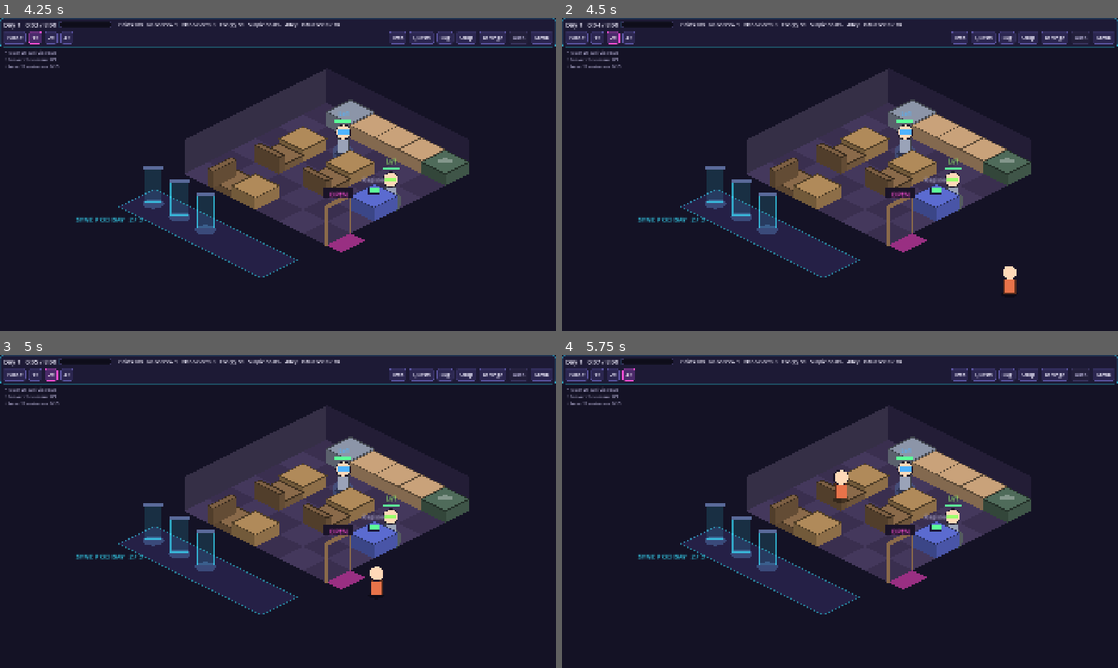
Above: before the commit, frames 1-4 (two rows, left to right).
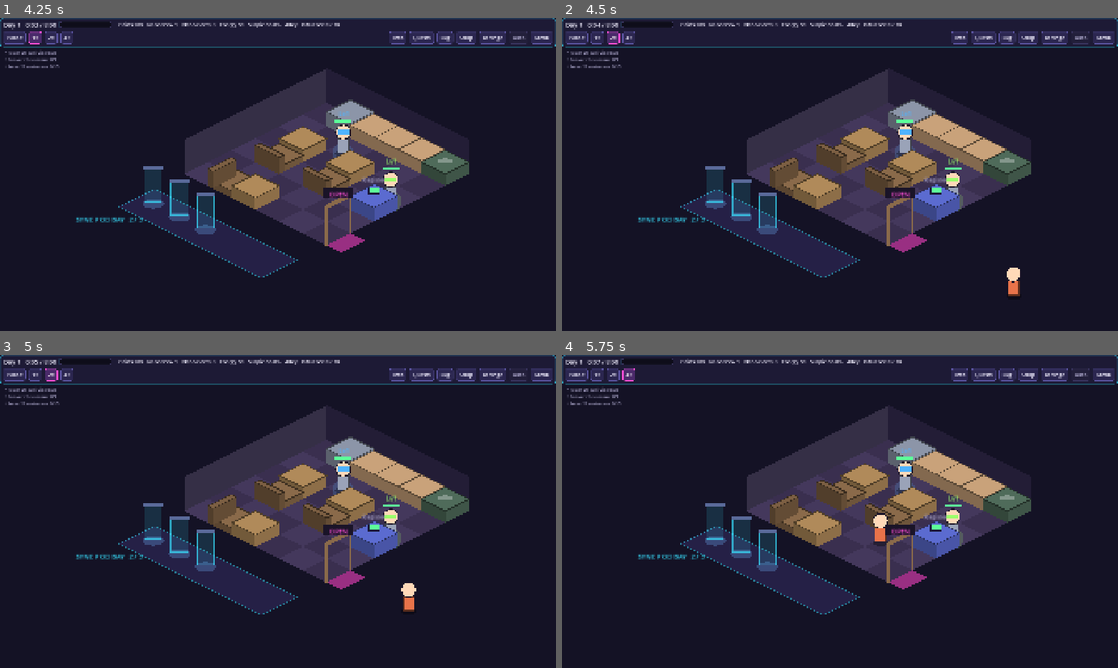
Above: after the commit, the same moments.

Repository: KoraWolF/cafe-sim-game
Game: Godot game, scene res://src/ui/main.tscn
Two runs of this game, one before a commit and one after it. Both use one fixed random seed, a clock stepped at 60 frames per second and the inputs below.
Inputs:
- Up to frame 1 (4.25 s): click "New Game" at 0.5 s; click "Next" at 1.25 s; click "Skip step" at 2 s; click "Skip step" at 2.75 s; click "1×" at 3.5 s
- Up to frame 2 (4.5 s): click "2×" at 4.25 s
- Up to frame 3 (5 s): no input
- Up to frame 4 (5.75 s): click "4×" at 5 s

Frame 1 is identical in both runs. In frame 2, 0.2% of the frame differs, in the area x 79-83%, y 79-89%; in frame 3, 0.4%; in frame 4, 0.5%, in the area x 48-59%, y 36-62%.

Commit message:
Walking: a Server's trip takes as long as the walk from where it stands (no more jumps), customers walk to the register before paying, everyone walks slower (1.8 tiles/s)
Co-Authored-By: Claude Opus 5.5 <noreply@anthropic.com>

Diff:
--- a/data/balance.json
+++ b/data/balance.json
@@ -12,8 +12,9 @@
 	"break_satisfaction_penalty": 15.0,
 	"star_threshold": 80.0,
 	"star_window_seconds": 20,
-	"delivery_seconds": 6,
-	"carry_seconds": 2,
+	"delivery_seconds": 1,
+	"walk_tiles_per_second": 1.8,
+	"carry_seconds": 1,
 	"eat_seconds": 15,
 	"tip_rate": 0.25,
 	"min_pay_share": 0.5,
--- a/src/content/balance_config.gd
+++ b/src/content/balance_config.gd
@@ -28,9 +28,11 @@
 ## they tip, and can be converted while they pay and for star_window_seconds after.
 var star_threshold: float = 80.0
 var star_window_seconds: int = 20
-## Seconds a speed 1.0 server needs to carry a dish to a table.
+## Seconds a speed 1.0 server spends handing a dish over (plus the walk).
 var delivery_seconds: int = 6
-## Seconds a speed 1.0 server needs to carry a finished batch from a stove to a counter.
+## How fast everyone walks: trips take as long as the walk (see Shift._start_trip).
+var walk_tiles_per_second: float = 1.8
+## Seconds a speed 1.0 server spends picking up or putting down food (plus the walk).
 var carry_seconds: int = 3
 var eat_seconds: int = 15
 ## Tip = price * tip_rate * type tip * (1 + server tip bonus), only for starred customers.
--- a/src/entities/synth.gd
+++ b/src/entities/synth.gd
@@ -27,8 +27,12 @@
 ## The customer whose dish this server is carrying ("" = idle).
 @export var task_customer_id: String = ""
 @export var task_recipe_id: String = ""
-## Work left on the current trip (delivery_seconds or carry_seconds at speed 1.0).
+## Work left on the current trip, and the whole trip, in seconds at speed 1.0
+## (walking from where it stands to the pick-up and on to the drop-off; see Shift).
 @export var task_remaining: float = 0.0
+@export var task_total: float = 0.0
+## The placed piece a Server last stopped at ("" = by the kitchen): trips start from here.
+@export var spot_uid: String = ""
 ## Carrying a finished batch: from this stove piece ("" = not carrying)...
 @export var task_stove_uid: String = ""
 ## ...to this counter. While delivering: the counter the dish came from.
@@ -59,7 +63,7 @@
 func to_dict() -> Dictionary:
 	return {"id": id, "name": name, "species_id": species_id, "trait_id": trait_id, "role": role, "station_uid": station_uid,
 		"battery": battery, "battery_max": battery_max, "level": level, "xp": xp, "task_customer_id": task_customer_id, "task_recipe_id": task_recipe_id,
-		"task_remaining": task_remaining, "task_stove_uid": task_stove_uid, "task_counter_uid": task_counter_uid, "task_bin_uid": task_bin_uid,
+		"task_remaining": task_remaining, "task_total": task_total, "spot_uid": spot_uid, "task_stove_uid": task_stove_uid, "task_counter_uid": task_counter_uid, "task_bin_uid": task_bin_uid,
 		"items": items.map(func(item: Item) -> Dictionary: return item.to_dict())}
 
 
@@ -80,6 +84,8 @@
 	synth.task_customer_id = str(values.get("task_customer_id", ""))
 	synth.task_recipe_id = str(values.get("task_recipe_id", ""))
 	synth.task_remaining = float(values.get("task_remaining", 0.0))
+	synth.task_total = maxf(float(values.get("task_total", 0.0)), synth.task_remaining)
+	synth.spot_uid = str(values.get("spot_uid", ""))
 	synth.task_stove_uid = str(values.get("task_stove_uid", ""))
 	synth.task_counter_uid = str(values.get("task_counter_uid", ""))
 	synth.task_bin_uid = str(values.get("task_bin_uid", ""))
--- a/src/systems/roles.gd
+++ b/src/systems/roles.gd
@@ -23,6 +23,8 @@
 		Piece.REGISTER:
 			_take_station(state, synth, Synth.CASHIER, uid)
 		Piece.COUNTER, Piece.TABLE, Piece.BIN:
+			if synth.role != Synth.SERVER:
+				synth.spot_uid = synth.station_uid
 			synth.role = Synth.SERVER
 			synth.station_uid = ""
 		_:
@@ -45,6 +47,7 @@
 static func _take_station(state: GameState, synth: Synth, role: String, uid: String) -> void:
 	for other: Synth in state.synths:
 		if other != synth and other.station_uid == uid:
+			other.spot_uid = uid
 			other.role = Synth.SERVER
 			other.station_uid = ""
 	synth.role = role
--- a/src/systems/shift.gd
+++ b/src/systems/shift.gd
@@ -234,6 +234,7 @@
 			if synth.is_delivering():
 				_deliver(state, synth, data, rng, events)
 			elif synth.is_discarding():
+				synth.spot_uid = synth.task_bin_uid
 				_clear_task(synth)
 			else:
 				_finish_carry(state, synth, data, events)
@@ -252,7 +253,7 @@
 		customer.served_by = synth.id
 		synth.task_customer_id = customer.id
 		synth.task_recipe_id = taken[1]
-		synth.task_remaining = data.balance.delivery_seconds
+		_start_trip(state, synth, taken[0], customer.seat_uid, data.balance.delivery_seconds, data)
 		return true
 	return false
 
@@ -284,10 +285,27 @@
 		state.discard.erase(uid)
 		synth.task_counter_uid = uid
 		synth.task_bin_uid = bin
-		synth.task_remaining = data.balance.carry_seconds
+		_start_trip(state, synth, uid, bin, data.balance.carry_seconds, data)
 		events.thrown_away += count
 		return true
 	return false
+
+
+## A trip's length: walking from where the Server stands to the pick-up and
+## on to the drop-off (walk_tiles_per_second), plus handling seconds. It ends
+## standing at the drop-off.
+static func _start_trip(state: GameState, synth: Synth, from_uid: String, to_uid: String, handling: float,
+		data: GameData) -> void:
+	var tiles := _tiles(state, synth.spot_uid, from_uid, data) + _tiles(state, from_uid, to_uid, data)
+	synth.task_total = snappedf(handling + tiles / maxf(data.balance.walk_tiles_per_second, 0.1), 0.1)
+	synth.task_remaining = synth.task_total
+
+
+## Tiles walked between two placed pieces (2 if either is unknown).
+static func _tiles(state: GameState, from_uid: String, to_uid: String, data: GameData) -> float:
+	var a := Layout.placed_by_uid(state, from_uid)
+	var b := Layout.placed_by_uid(state, to_uid)
+	return 2.0 if a == null or b == null else Layout.distance(a, b, data) + 1.0
 
 
 ## The uid of the placed piece of a kind closest to from ("" if none).
@@ -313,7 +331,7 @@
 		synth.task_stove_uid = stove.piece_uid
 		synth.task_counter_uid = counter_uid
 		synth.task_recipe_id = stove.recipe_id
-		synth.task_remaining = data.balance.carry_seconds
+		_start_trip(state, synth, stove.piece_uid, counter_uid, data.balance.carry_seconds, data)
 		return true
 	return false
 
@@ -324,6 +342,7 @@
 	var stove := Layout.stove_of(state, synth.task_stove_uid)
 	var counter_uid := synth.task_counter_uid
 	var recipe_id := synth.task_recipe_id
+	synth.spot_uid = counter_uid
 	_clear_task(synth)
 	if stove == null or not stove.has_batch():
 		return
@@ -343,6 +362,8 @@
 		events: Events) -> void:
 	var customer := state.customer_by_id(synth.task_customer_id)
 	var recipe_id := synth.task_recipe_id
+	if customer != null:
+		synth.spot_uid = customer.seat_uid
 	_clear_task(synth)
 	if customer == null:
 		return
@@ -379,7 +400,9 @@
 				if customer.timer <= 0:
 					_finish_meal(state, customer, data, events)
 			Customer.Stage.PAYING:
-				if customer.cashier_id == "":
+				if customer.timer > 0:
+					customer.timer -= 1  # still walking to the register
+				elif customer.cashier_id == "":
 					# Waiting in line: an angry customer still pays, but no tip.
 					_wait(customer, type, b, 0.0)
 					if customer.satisfaction <= 0.0 and customer.tip > 0:
@@ -415,6 +438,10 @@
 		customer.stage = Customer.Stage.PAYING
 		customer.cashier_id = ""
 		customer.waited = 0
+		# Walking from the seat to the registers first (timer: seconds left to get there).
+		var register := _nearest(state, Piece.REGISTER, Layout.placed_by_uid(state, customer.seat_uid), data) \
+			if Layout.placed_by_uid(state, customer.seat_uid) != null else ""
+		customer.timer = roundi(_tiles(state, customer.seat_uid, register, data) / maxf(b.walk_tiles_per_second, 0.1))
 		return
 	_pay(state, customer, data, events)
 
@@ -452,7 +479,7 @@
 				break
 		if current == null:
 			for customer: Customer in state.customers:
-				if customer.stage == Customer.Stage.PAYING and customer.cashier_id == "":
+				if customer.stage == Customer.Stage.PAYING and customer.cashier_id == "" and customer.timer <= 0:
 					current = customer
 					current.cashier_id = synth.id
 					current.pay_left = data.balance.star_pay_seconds if current.starred else data.balance.pay_seconds
@@ -531,6 +558,7 @@
 	synth.task_customer_id = ""
 	synth.task_recipe_id = ""
 	synth.task_remaining = 0.0
+	synth.task_total = 0.0
 	synth.task_stove_uid = ""
 	synth.task_counter_uid = ""
 	synth.task_bin_uid = ""
--- a/src/ui/cafe_view.gd
+++ b/src/ui/cafe_view.gd
@@ -42,8 +42,7 @@
 const BAY_SPACING: float = 1.1
 ## The walkway (tiles) between the café's front wall and the Pod bay.
 const BAY_GAP: float = 1.0
-## Customers walk this many tiles per second at 1x.
-const WALK_SPEED: float = 3.0
+## Everyone walks at the game's walk_tiles_per_second, so timed trips and free walking match.
 ## Screen space taken by the HUD's top bar and the night hub.
 const TOP_BAR: float = UiTheme.TOP_BAR_HEIGHT
 const NIGHT_PANEL: float = 790.0
@@ -663,20 +662,20 @@
 		var progress := 0.0
 		match synth.role:
 			Synth.SERVER:
-				target = pass_point + Vector2(0.7 * index, 0.4)
+				# Idle: by the kitchen at first, then where its last trip ended.
+				target = pass_point + Vector2(0.7 * index, 0.4) if synth.spot_uid == "" or not _synth_at.has(synth.id) \
+					else _synth_at[synth.id]
+				progress = 1.0 - synth.task_remaining / maxf(synth.task_total, 0.01)
 				if synth.is_delivering():
 					# From the counter the dish came from to the customer's seat.
-					progress = 1.0 - synth.task_remaining / data.balance.delivery_seconds
 					trip = _trip(synth, _piece_front(synth.task_counter_uid, state, data, target),
 						_seat_position(synth.task_customer_id, state, data) + Vector2(0.3, 0.3))
 				elif synth.is_discarding():
 					# From the counter or stove to the bin, with the food to throw away.
-					progress = 1.0 - synth.task_remaining / data.balance.carry_seconds
 					trip = _trip(synth, _piece_front(synth.task_counter_uid, state, data, target),
 						_piece_front(synth.task_bin_uid, state, data, target))
 				elif synth.is_carrying():
 					# From the stove to the counter, carrying the batch.
-					progress = 1.0 - synth.task_remaining / data.balance.carry_seconds
 					trip = _trip(synth, _piece_front(synth.task_stove_uid, state, data, target),
 						_piece_front(synth.task_counter_uid, state, data, target))
 			Synth.CHEF:
@@ -713,7 +712,7 @@
 	if route.is_empty() or (route["to"] as Vector2).distance_to(target) > 0.01 or route["key"] != paths.key():
 		route = {"to": target, "key": paths.key(), "points": paths.route(at, target), "next": 1}
 		_routes[id] = route
-	var left := (0.0 if Session.paused else WALK_SPEED * maxf(Session.state.speed, 1.0)) * _walk_delta
+	var left := (0.0 if Session.paused else Session.data.balance.walk_tiles_per_second * maxf(Session.state.speed, 1.0)) * _walk_delta
 	var points: PackedVector2Array = route["points"]
 	while left > 0.0 and route["next"] < points.size():
 		var next: Vector2 = points[route["next"]]
--- a/tests/fixtures.gd
+++ b/tests/fixtures.gd
@@ -35,7 +35,7 @@
 		"shift_seconds": 100, "first_arrival_seconds": 3, "arrival_min_seconds": 50, "arrival_max_seconds": 50,
 		"spawn_stop_before_end": 10, "max_queue": 2, "queue_patience_seconds": 20, "wait_grace_seconds": 5,
 		"satisfaction_decay_per_second": 2.0, "break_satisfaction_penalty": 15.0, "star_threshold": 80.0,
-		"star_window_seconds": 10, "delivery_seconds": 4, "eat_seconds": 5, "tip_rate": 0.5, "min_pay_share": 0.5,
+		"star_window_seconds": 10, "delivery_seconds": 4, "walk_tiles_per_second": 100000.0, "eat_seconds": 5, "tip_rate": 0.5, "min_pay_share": 0.5,
 		"low_battery_share": 0.2, "low_battery_factor": 0.5, "late_shift_start": 0.7,
 		"start_coins": 100, "start_nanobrew": 1, "start_cores": 0, "start_power": 10.0, "start_seats": 2,
 		"start_stoves": 2, "start_pods": 2, "start_counters": 0, "start_tables": 2,
--- a/tests/test_carry.gd
+++ b/tests/test_carry.gd
@@ -106,3 +106,23 @@
 	if loaded != null:
 		assert_eq(loaded.counter, {"tea": 4, "jelly": 2} as Dictionary[String, int], "both dishes kept")
 		assert_eq(loaded.counter_dish.values().size(), 2, "one counter each")
+
+
+func test_a_trip_takes_as_long_as_the_walk() -> void:
+	# Walking 1 tile a second: from the kitchen (2 tiles) to the stove, then on
+	# to the counter (the gap between them + 1 tile), plus 3 s handling.
+	var data := _data({"walk_tiles_per_second": 1.0, "arrival_min_seconds": 1000, "arrival_max_seconds": 1000,
+		"first_arrival_seconds": 1000})
+	var state := GameState.new_game(1, data)
+	state.synths[0].battery = 100.0
+	GameLoop.start_cooking(state, 0, "tea", data)
+	GameLoop.advance(state, 10, data)
+	var server := state.synths[0]
+	assert_true(server.is_carrying(), "setup: carrying")
+	var stove := Layout.placed_by_uid(state, server.task_stove_uid)
+	var counter := Layout.placed_by_uid(state, server.task_counter_uid)
+	var walked := 2.0 + Layout.distance(stove, counter, data) + 1.0
+	assert_true(walked >= 4.0, "setup: a real walk (%d tiles)" % walked)
+	assert_eq(server.task_total, walked + 3.0, "tiles walked + 3 s")
+	GameLoop.advance(state, roundi(server.task_total), data)
+	assert_eq(server.spot_uid, _counters(state)[0].uid, "stands at the counter after")
